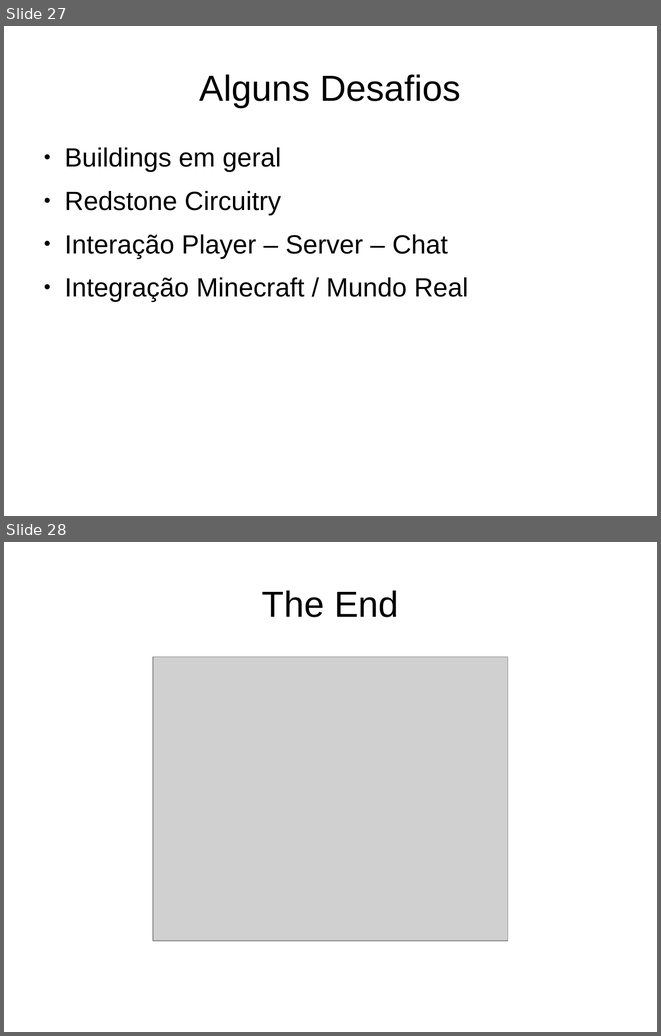
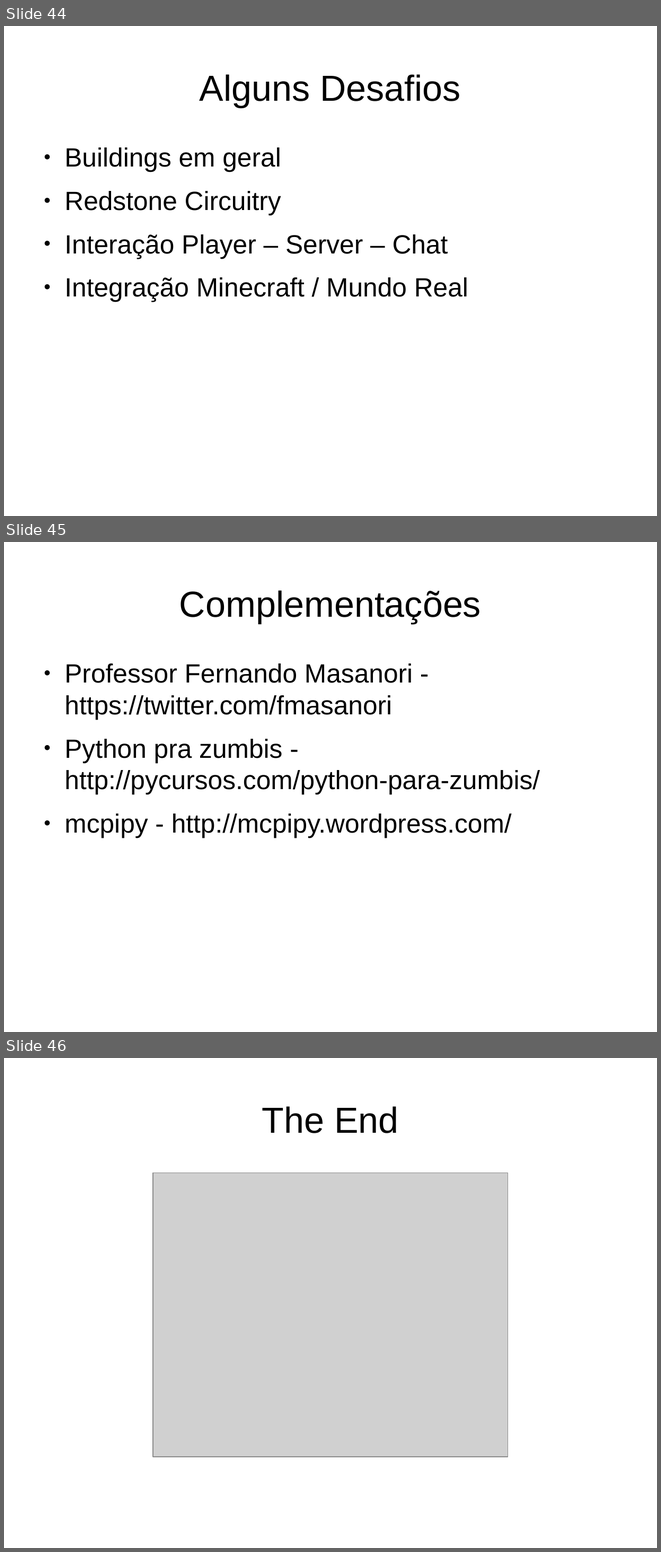
Before and after one commit to DiegoAscanio/minecraft-python, a slide deck: python-minecraft.odp. Shown one above the other, each under a label of ours: slides 27 and 28 before the commit, slides 44, 45 and 46 after it. The pictures are 661x1036 and 661x1552 pixels, drawn with LibreOffice and Linux fonts; fonts in the diff are those of the drawing; grey boxes stand for pictures. Boxes give left, top, right and bottom in pixels: in the first picture for what was removed or moved away, otherwise in the second. Text is boxed around its words. In the diff, an @@ line names an element or a change of style, - is before the commit and + after.

```diff
--- a/python-minecraft.odp
+++ b/python-minecraft.odp
@@ slide 45 added at bbox=[4, 542, 657, 1032], background #FFFFFF @@
@@ title added at bbox=[179, 590, 481, 623], 44 pt, text #000000 @@
+Complementações
@@ text added at bbox=[64, 663, 540, 837], 32 pt, text #000000 @@
+● Professor Fernando Masanori - https://twitter.com/fmasanori
+● Python pra zumbis - http://pycursos.com/python-para-zumbis/
+● mcpipy - http://mcpipy.wordpress.com/
@@ what was slide 27 is now slide 44 @@
@@ what was slide 28 is now slide 46 @@
```
Also in this commit, not shown: 6 slides changed, 17 other slides added, 2 other files.
